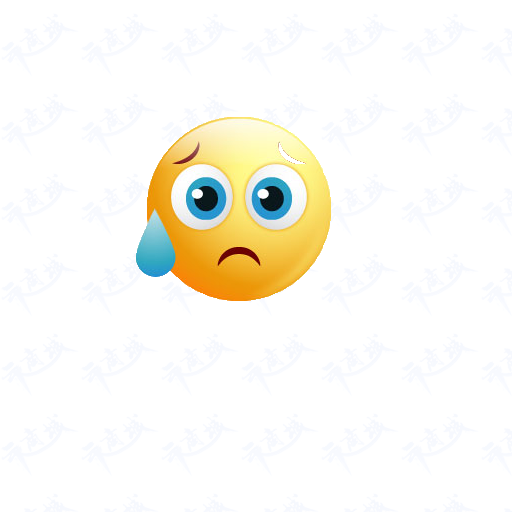
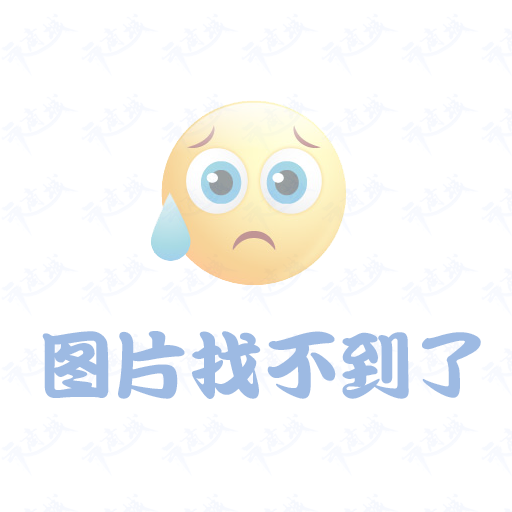
Before/after of a 512 × 512 layered artwork. What changed in the layer stack:
added layer "图片找不到了" above "图层 2" over bbox(42, 331, 481, 399)
renamed "图层 1" to "图层 2", opacity 100% → 42%, painted on it over bbox(136, 100, 347, 301)
